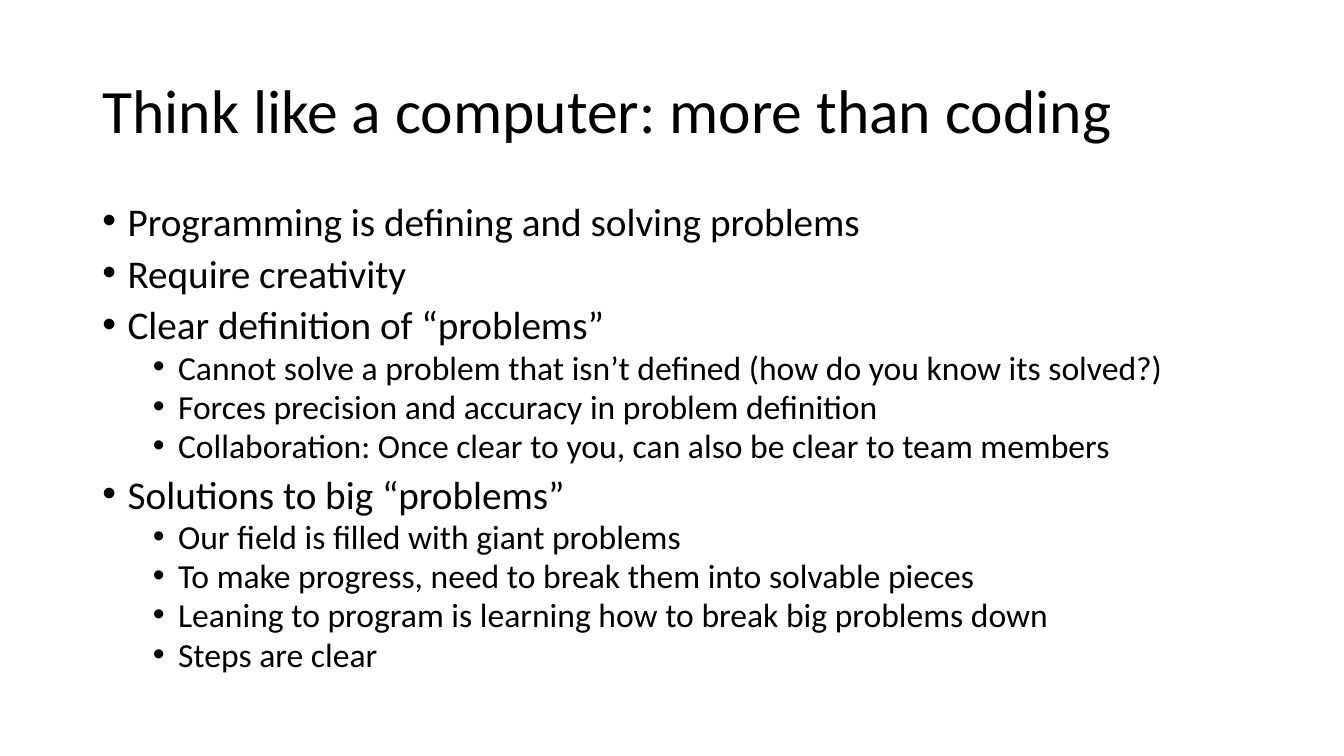
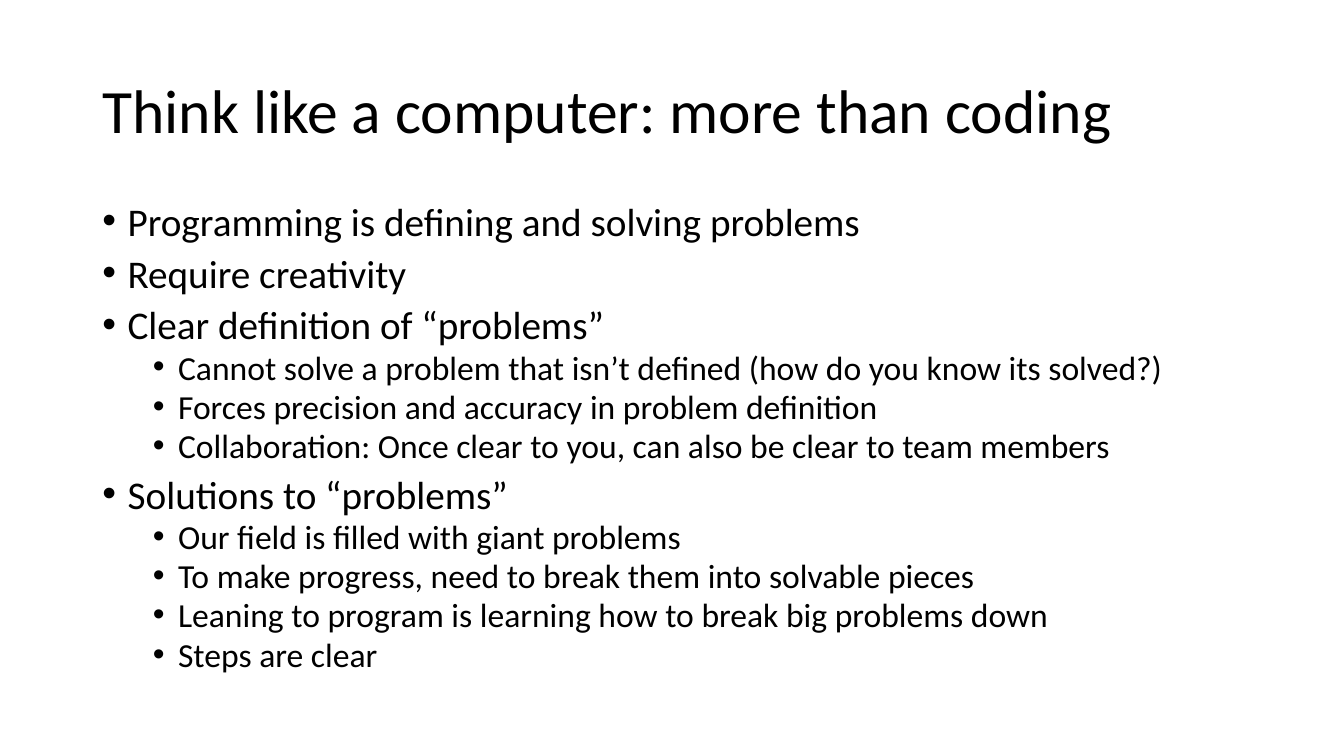
Before and after one commit to a5creel/intro_to_programming, a slide deck: slide 11 of lecture_material/1_think_like_computer.pptx. Drawn at 1344x756 pixels with LibreOffice and Linux fonts; fonts in the diff are those of the drawing. Boxes give left, top, right and bottom in pixels: in the first picture for what was removed or moved away, otherwise in the second. Text is boxed around its words. In the diff, an @@ line names an element or a change of style, - is before the commit and + after.

```diff
--- a/lecture_material/1_think_like_computer.pptx
+++ b/lecture_material/1_think_like_computer.pptx
@@ text at (128, 481, 508, 516): text changed @@
-• Solutions to big “problems”
+• Solutions to “problems”
```
Also in this commit, not shown: 4 other slides changed, 6 other files.
